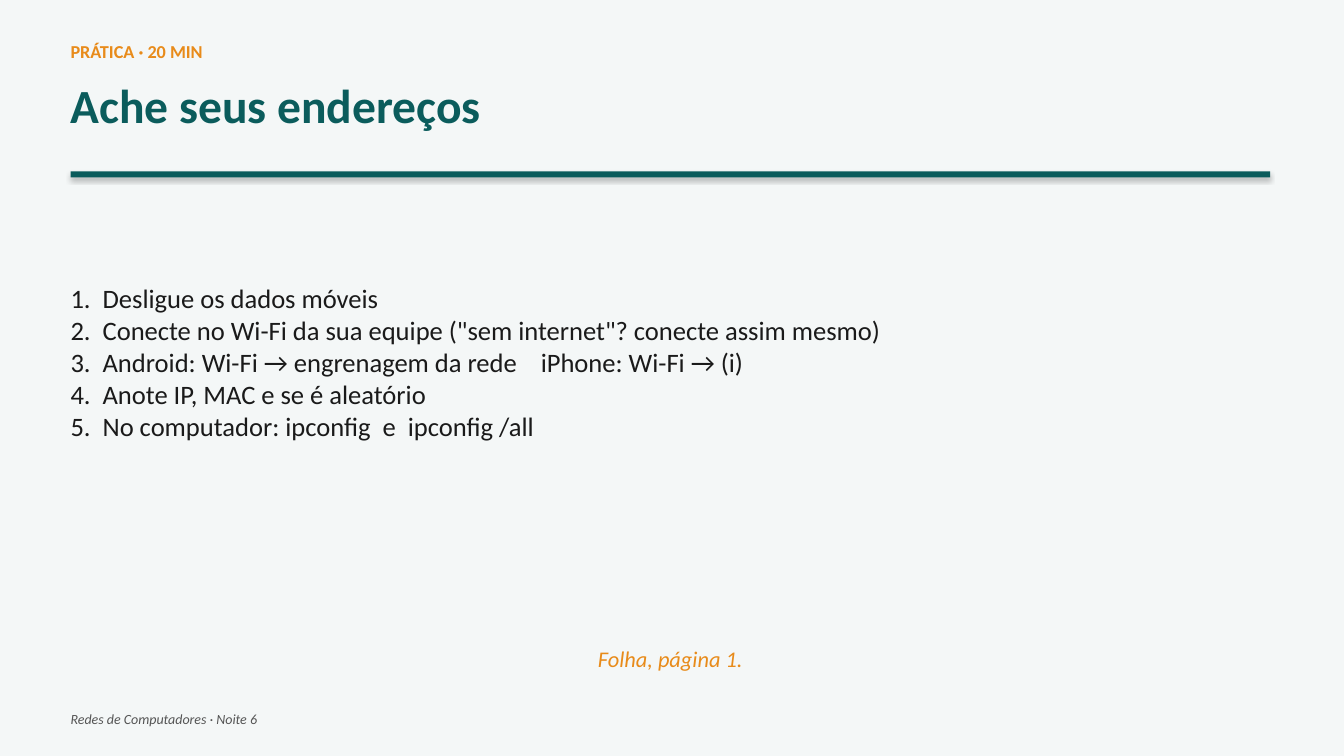
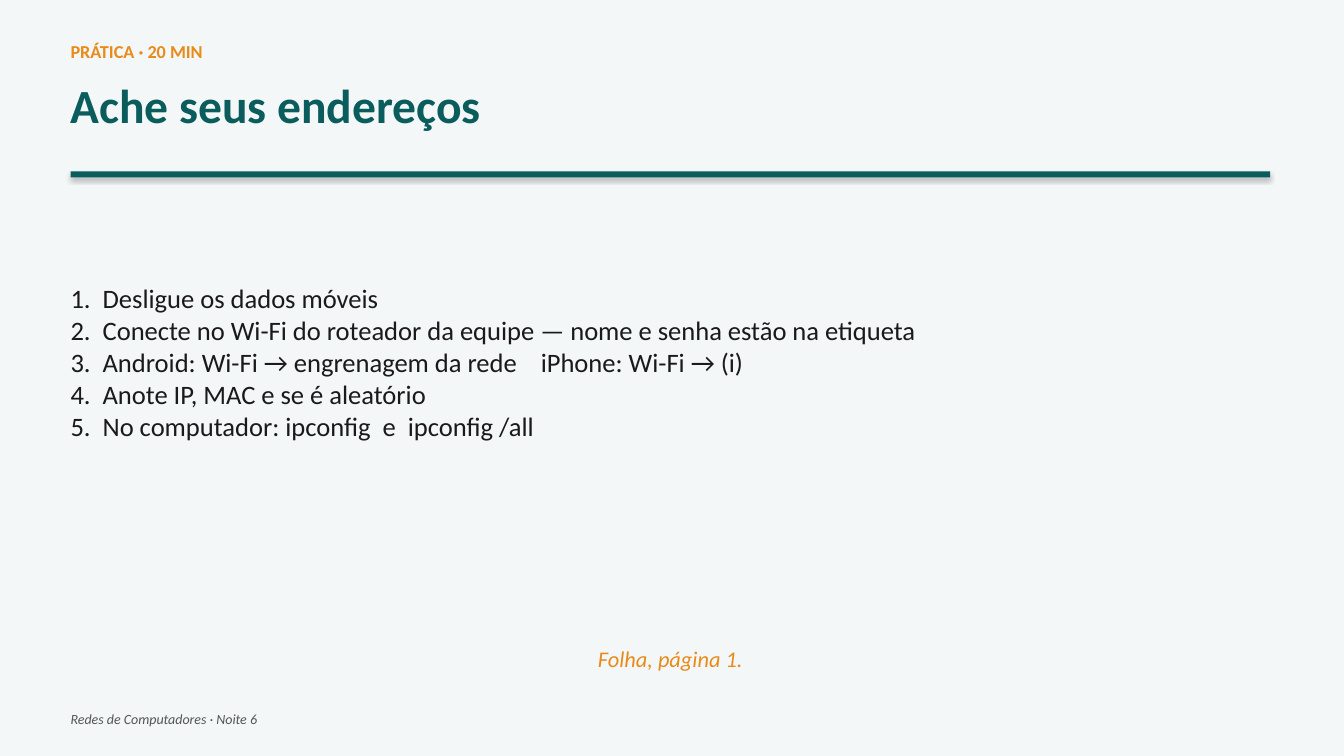
Before and after one commit to joninedel-prog/gerador_contratos, a slide deck: slide 10 of Aula - Redes 6 - Endereco na rede.pptx. Drawn at 1344x756 pixels with LibreOffice and Linux fonts; fonts in the diff are those of the drawing. Boxes give left, top, right and bottom in pixels: in the first picture for what was removed or moved away, otherwise in the second. Text is boxed around its words. In the diff, an @@ line names an element or a change of style, - is before the commit and + after.

```diff
--- a/Aula - Redes 6 - Endereco na rede.pptx
+++ b/Aula - Redes 6 - Endereco na rede.pptx
@@ text at (71,321,915,345): text changed @@
-2. Conecte no Wi-Fi da sua equipe ("sem internet"? conecte assim mesmo)
+2. Conecte no Wi-Fi do roteador da equipe — nome e senha estão na etiqueta
```
Also in this commit, not shown: 1 other slide changed, 4 other files.
